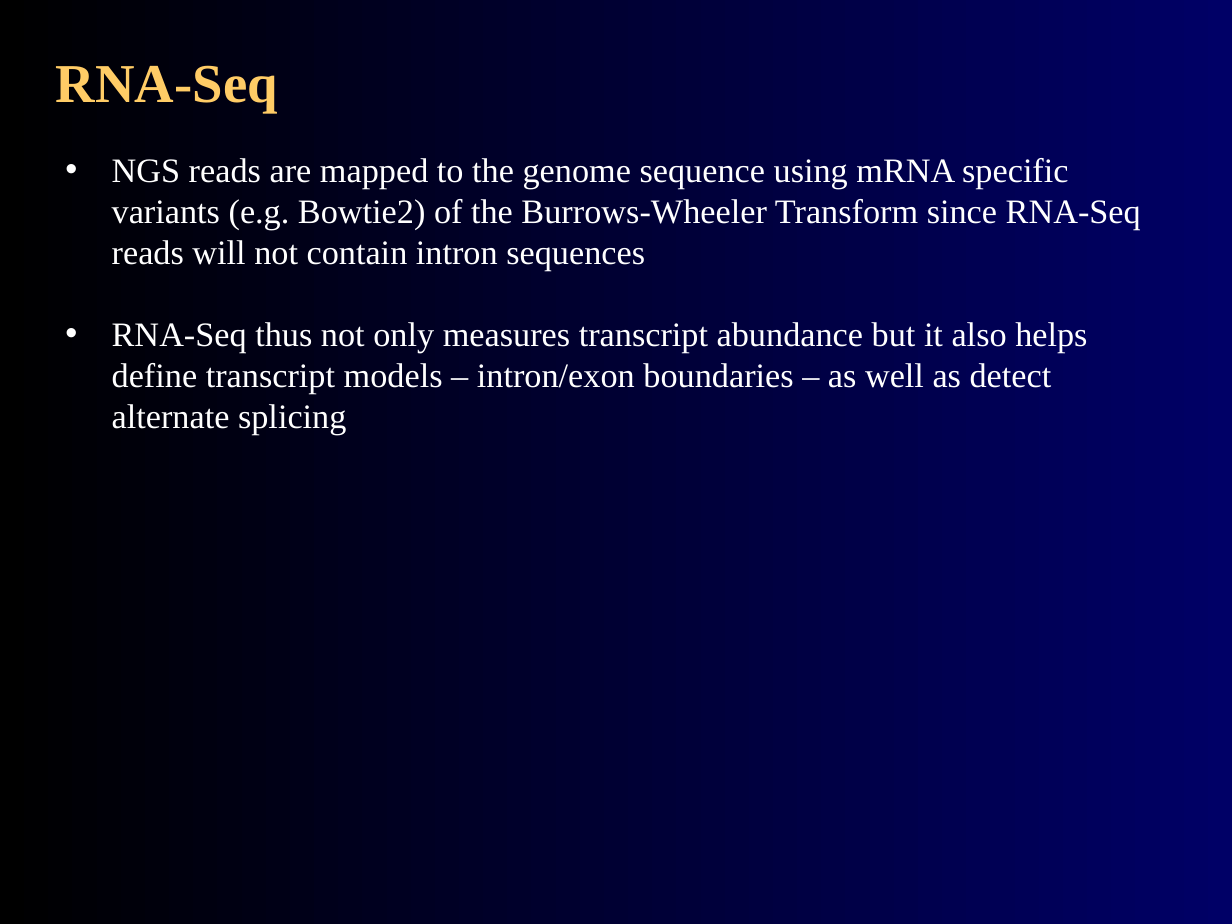
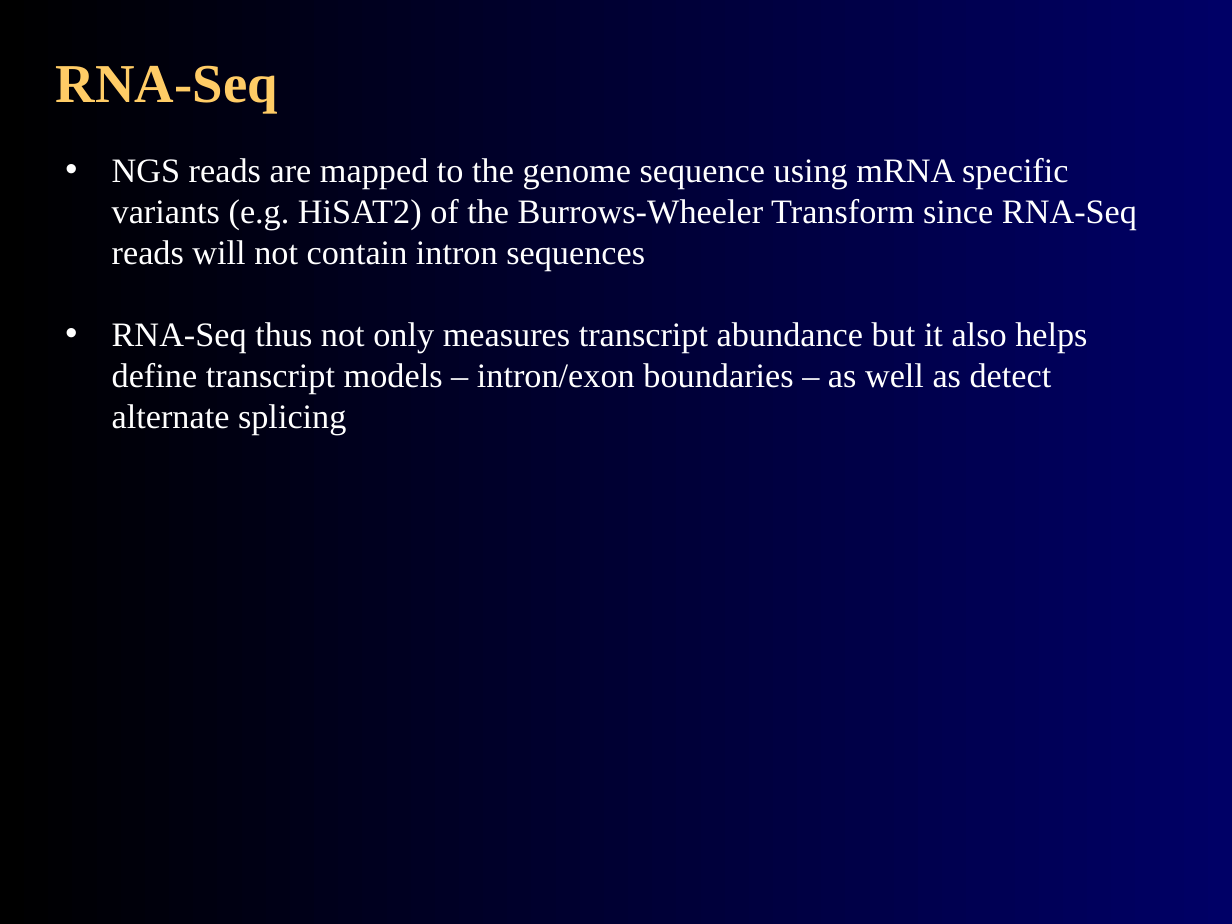
Before and after one commit to agmcarthur/Biochem-3BP3, a slide deck: slide 15 of Lectures/Lecture 8 - RNA-Seq.pptx. Drawn at 1232x924 pixels with LibreOffice and Linux fonts; fonts in the diff are those of the drawing. Boxes give left, top, right and bottom in pixels: in the first picture for what was removed or moved away, otherwise in the second. Text is boxed around its words. In the diff, an @@ line names an element or a change of style, - is before the commit and + after.

```diff
--- a/Lectures/Lecture 8 - RNA-Seq.pptx
+++ b/Lectures/Lecture 8 - RNA-Seq.pptx
@@ text at [112, 158, 1137, 271]: text changed @@
-• NGS reads are mapped to the genome sequence using mRNA specific variants (e.g. Bowtie2) of the Burrows-Wheeler Transform since RNA-Seq reads will not contain intron sequences
+• NGS reads are mapped to the genome sequence using mRNA specific variants (e.g. HiSAT2) of the Burrows-Wheeler Transform since RNA-Seq reads will not contain intron sequences
```
Also in this commit, not shown: 1 other slide changed.
